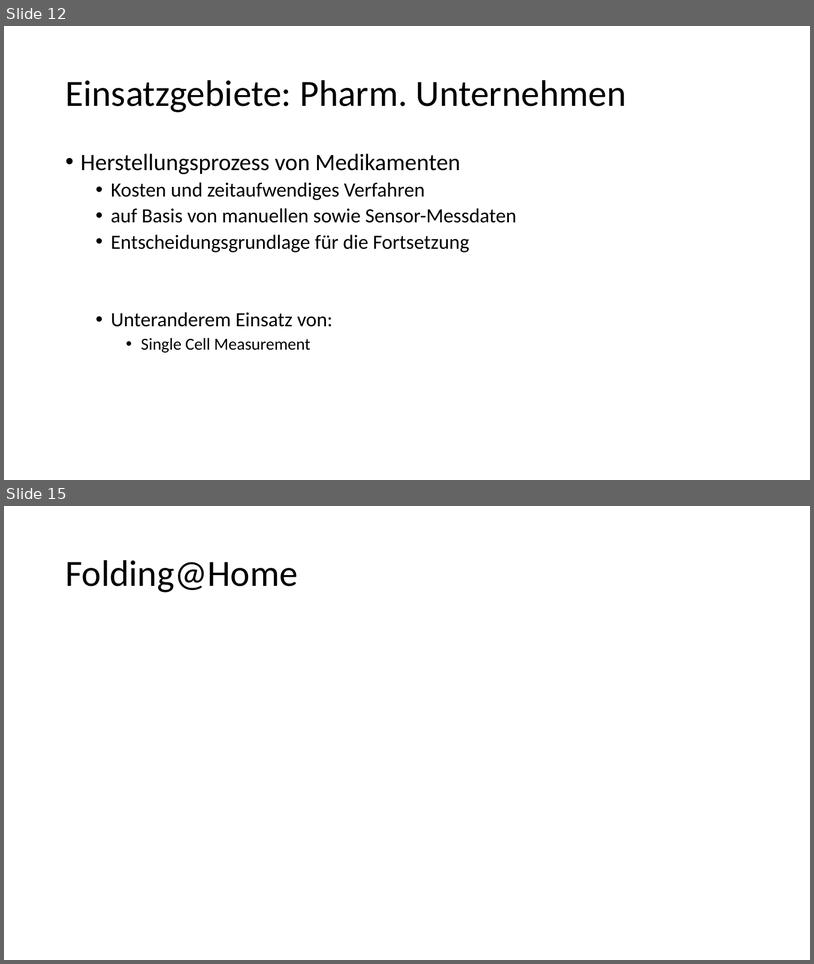
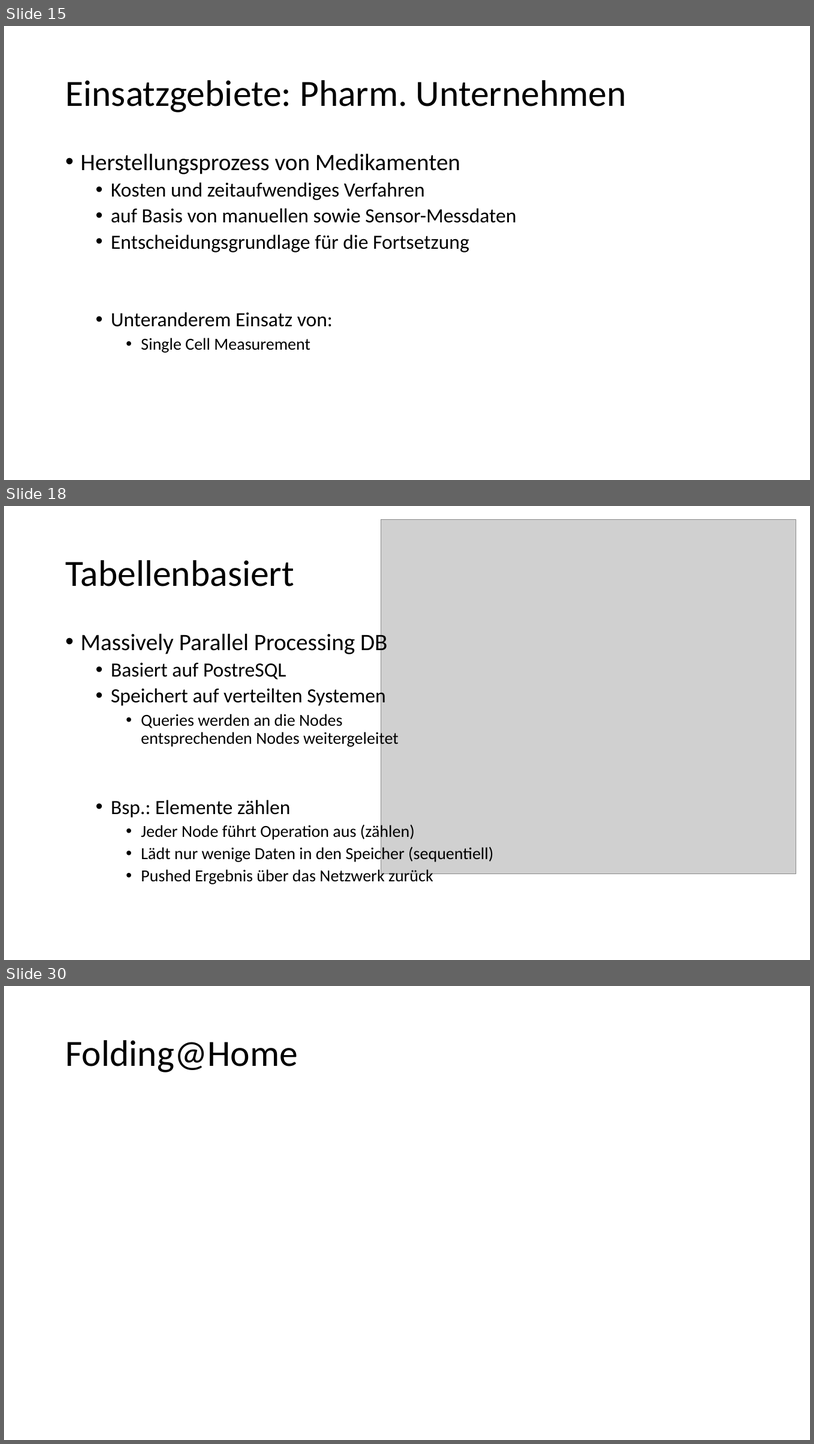
Before and after one commit to advocd/ss2016-innovative_technologien, a slide deck: Von der Informatik die Auszog um die Welt.pptx. Shown one above the other, each under a label of ours: slides 12 and 15 before the commit, slides 15, 18 and 30 after it; the slides between them are not shown. The pictures are 814x964 and 814x1444 pixels, drawn with LibreOffice and Linux fonts; fonts in the diff are those of the drawing; grey boxes stand for pictures. Boxes give left, top, right and bottom in pixels: in the first picture for what was removed or moved away, otherwise in the second. Text is boxed around its words. In the diff, an @@ line names an element or a change of style, - is before the commit and + after.

```diff
--- a/Von der Informatik die Auszog um die Welt.pptx
+++ b/Von der Informatik die Auszog um die Welt.pptx
@@ slide 18 added at box(4, 506, 810, 960), background #FFFFFF @@
@@ picture added at box(381, 519, 797, 874) @@
@@ title added at box(65, 560, 294, 586), 44 pt, text #000000 @@
+Tabellenbasiert
@@ text added at box(81, 630, 494, 885), 20 pt, text #000000 @@
+• Massively Parallel Processing DB
+  • Basiert auf PostreSQL
+  • Speichert auf verteilten Systemen
+    • Queries werden an die Nodes
+      entsprechenden Nodes weitergeleitet
+  • Bsp.: Elemente zählen
+    • Jeder Node führt Operation aus (zählen)
+    • Lädt nur wenige Daten in den Speicher (sequentiell)
+    • Pushed Ergebnis über das Netzwerk zurück
@@ what was slide 12 is now slide 15 @@
@@ what was slide 15 is now slide 30 @@
```
Also in this commit, not shown: 4 slides changed, 18 other slides added, 3 slides removed, 3 other files.
